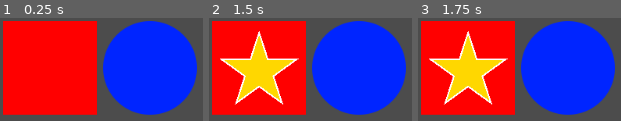
Above: before the commit, frames 1-3 (left to right).
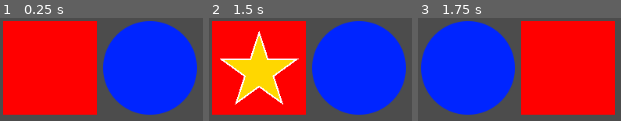
Above: after the commit, the same moments.

Repository: Boivin92/ludum45
Game: Godot game, scene res://Grid/Grid.tscn
Same seed, same stepped clock (60 frames per second), same inputs: the game is played once before the commit and once after it. The project has no main scene, so this scene is started directly.
Inputs (mouse positions are in pixels of both pictures, inside the frame that each line leads up to):
- Up to frame 1 (0.25 s): no input
- Up to frame 2 (1.5 s): tap Enter (ui_accept) at 0.5, 0.77, 1.25 s; move the mouse to (259, 67) at 0.52 s; click (259, 67) at 0.67 s; move the mouse to (359, 67) at 1.27 s; click (359, 67) at 1.42 s
- Up to frame 3 (1.75 s): tap Enter (ui_accept) at 1.52 s

Frames 1-2 are identical in both runs. In frame 3, 85% of the frame differs, in the area x 1-98%, y 2-95%.

Commit message:
Logique de swap fonctionnelle

Diff:
--- a/Grid/Grid.gd
+++ b/Grid/Grid.gd
@@ -5,19 +5,23 @@
 
 var selected = null
 
-func is_adjacent(coord: Vector2) -> bool:
+func is_adjacent(coord1: Vector2, coord2: Vector2) -> bool:
 	if selected == null:
 		return false
-	var delta = (coord - selected).abs()
+	var delta = (coord1 - coord2).abs()
 	var distance_ortho = delta.x + delta.y
 	return distance_ortho == 1
 
 func _on_gem_selected(gem) -> void:
 	if selected == null:
-		selected = gem.get_coords()
+		selected = gem
 		gem.set_highlight(true)
-	elif is_adjacent(gem.get_coords()):
-		print("swap!")
+	elif is_adjacent(gem.get_coords(), selected.get_coords()):
+		selected.set_highlight(false)
+		var temp = selected.get_coords()
+		selected.set_coords(gem.get_coords())
+		gem.set_coords(temp)
+		selected = null
 	else:
 		selected = null
 		gem.set_highlight(false)
